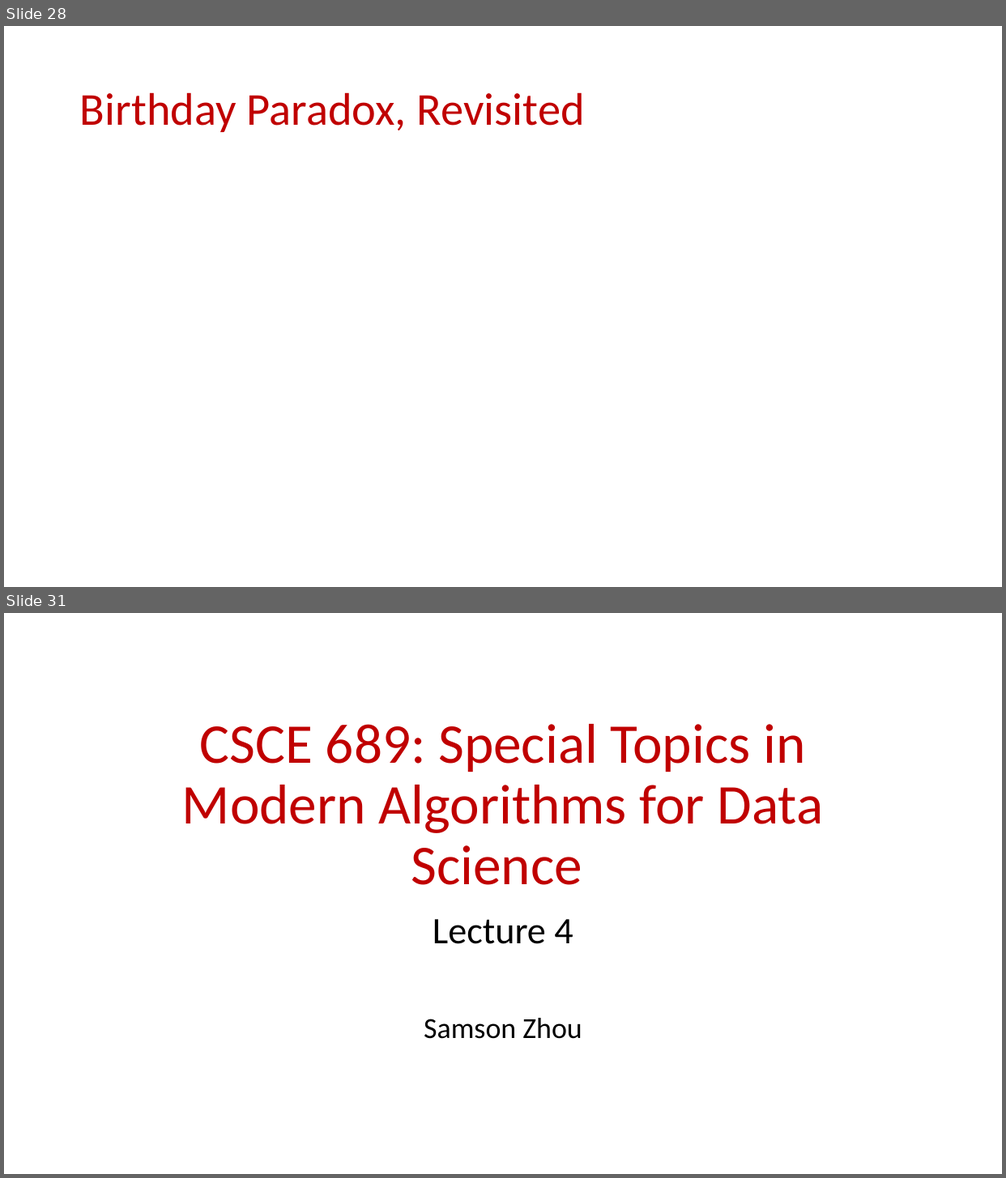
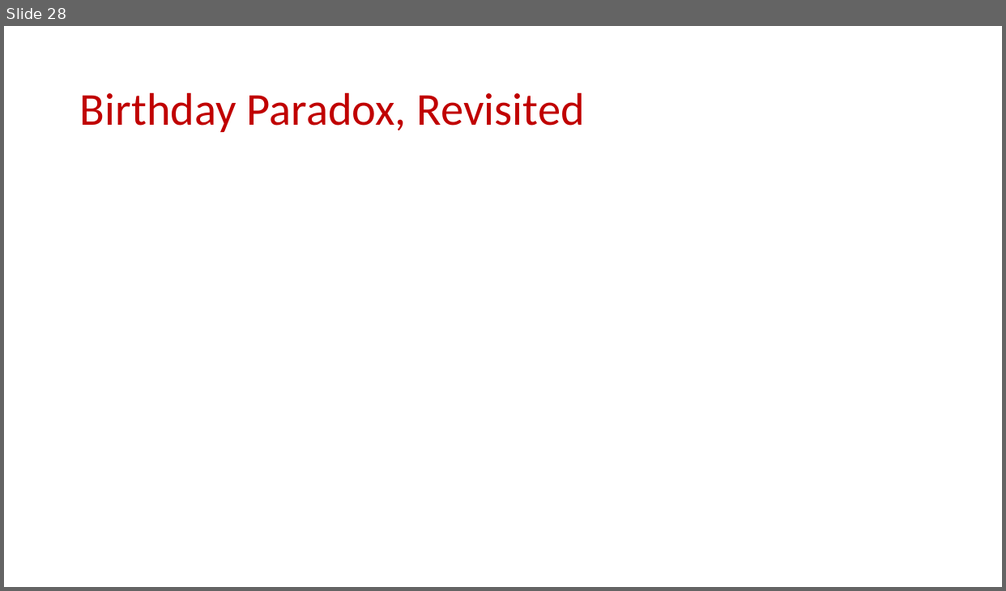
Before and after one commit to samsonzhou/samsonzhou.github.io, a slide deck: CSCE689-23/L3.pptx. Shown one above the other, each under a label of ours: slides 28 and 31 before the commit, slide 28 after it; the slides between them are not shown. The pictures are 1006x1178 and 1006x591 pixels, drawn with LibreOffice and Linux fonts; fonts in the diff are those of the drawing; grey boxes stand for pictures. Boxes give left, top, right and bottom in pixels: in the first picture for what was removed or moved away, otherwise in the second. Text is boxed around its words. In the diff, an @@ line names an element or a change of style, - is before the commit and + after.

```diff
--- a/CSCE689-23/L3.pptx
+++ b/CSCE689-23/L3.pptx
@@ slide 31 removed at [4,613,1002,1174], background #FFFFFF @@
@@ title removed at [182,724,824,885] @@
-CSCE 689: Special Topics in Modern Algorithms for Data Science
@@ subtitle removed at [424,919,582,1039] @@
-Lecture 4
-Samson Zhou
```
Also in this commit, not shown: 7 other slides removed, 4 other files.
